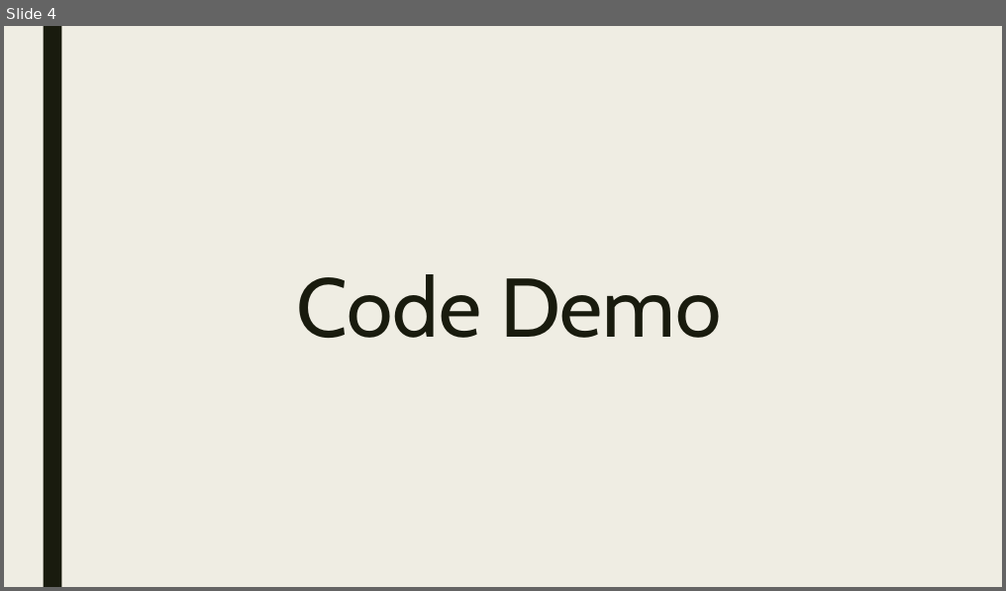
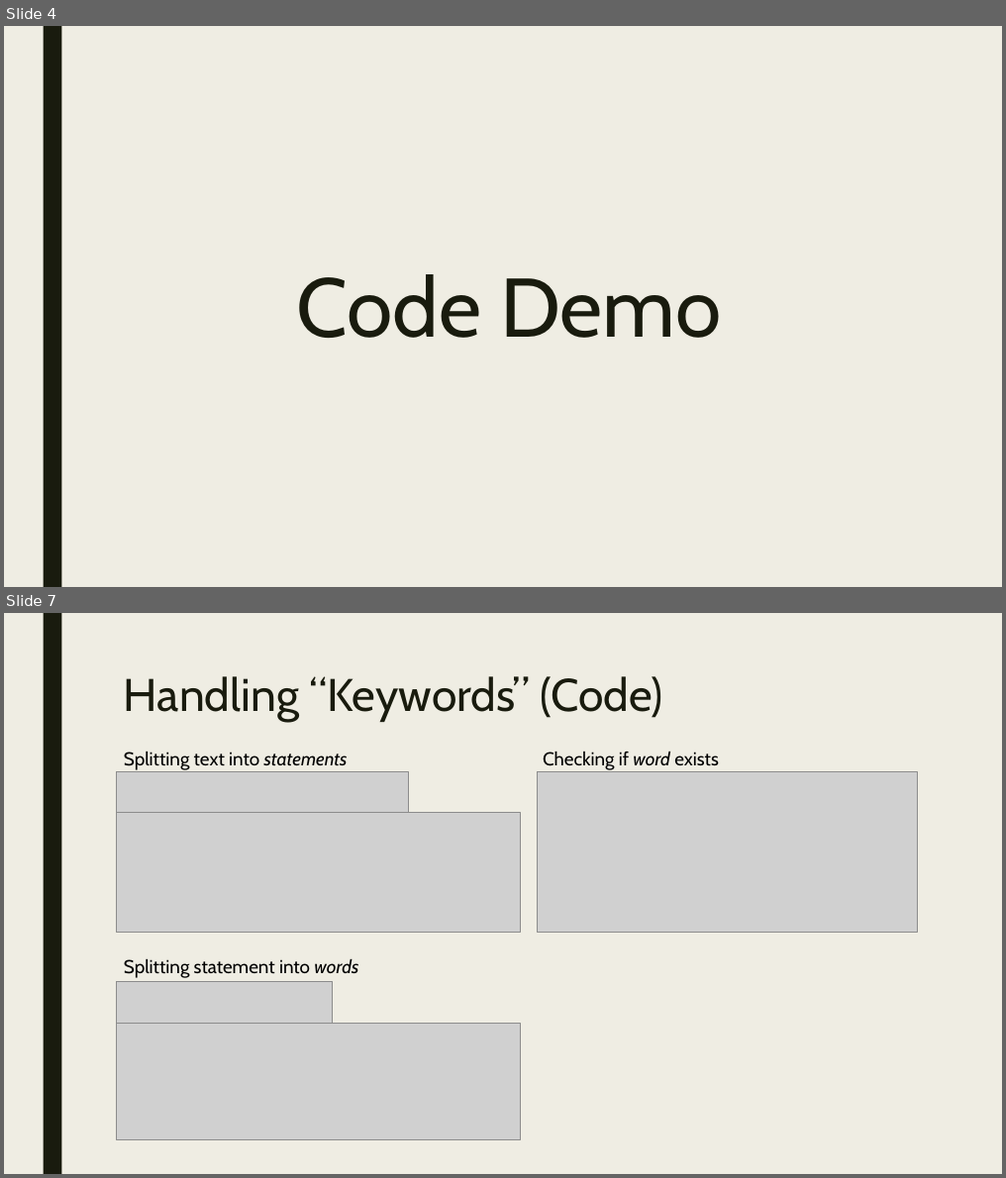
Before and after one commit to austinvanbockern/ProjectFire, a slide deck: ProjectFIRE.pptx. Shown one above the other, each under a label of ours: slide 4 before the commit, slides 4 and 7 after it; the slides between them are not shown. The pictures are 1006x591 and 1006x1178 pixels, drawn with LibreOffice and Linux fonts; fonts in the diff are those of the drawing; grey boxes stand for pictures. Boxes give left, top, right and bottom in pixels: in the first picture for what was removed or moved away, otherwise in the second. Text is boxed around its words. In the diff, an @@ line names an element or a change of style, - is before the commit and + after.

Commit message:
Statement updates, pptx update
Added assign functionality, added slides and pictures to powerpoint

```diff
--- a/ProjectFIRE.pptx
+++ b/ProjectFIRE.pptx
@@ slide 7 added at box(4, 613, 1002, 1174), background #EFEDE3; not listed: 1 template element that a slide beside it also shows @@
@@ title added at box(124, 676, 663, 722), 44 pt, text #191B0E @@
+Handling “Keywords” (Code)
@@ text added at box(124, 751, 348, 770), 18 pt, text #000000 @@
+Splitting text into statements
@@ text added at box(543, 751, 719, 770), 18 pt, text #000000 @@
+Checking if word exists
@@ picture added at box(116, 771, 409, 812) @@
@@ picture added at box(537, 771, 918, 932) @@
@@ picture added at box(116, 812, 520, 932) @@
@@ text added at box(124, 959, 358, 978), 18 pt, text #000000 @@
+Splitting statement into words
@@ picture added at box(116, 981, 333, 1023) @@
@@ picture added at box(116, 1023, 520, 1140) @@
```
Also in this commit, not shown: 2 slides changed, 2 other slides added, 2 slides removed, 3 other files.
